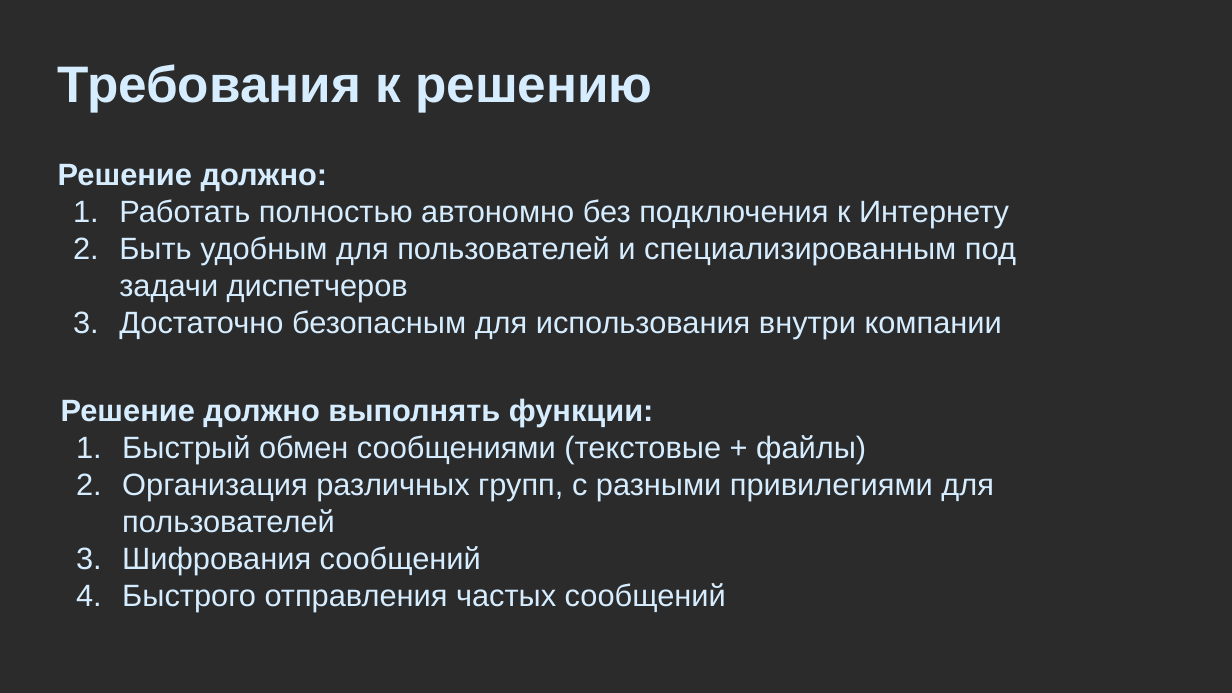
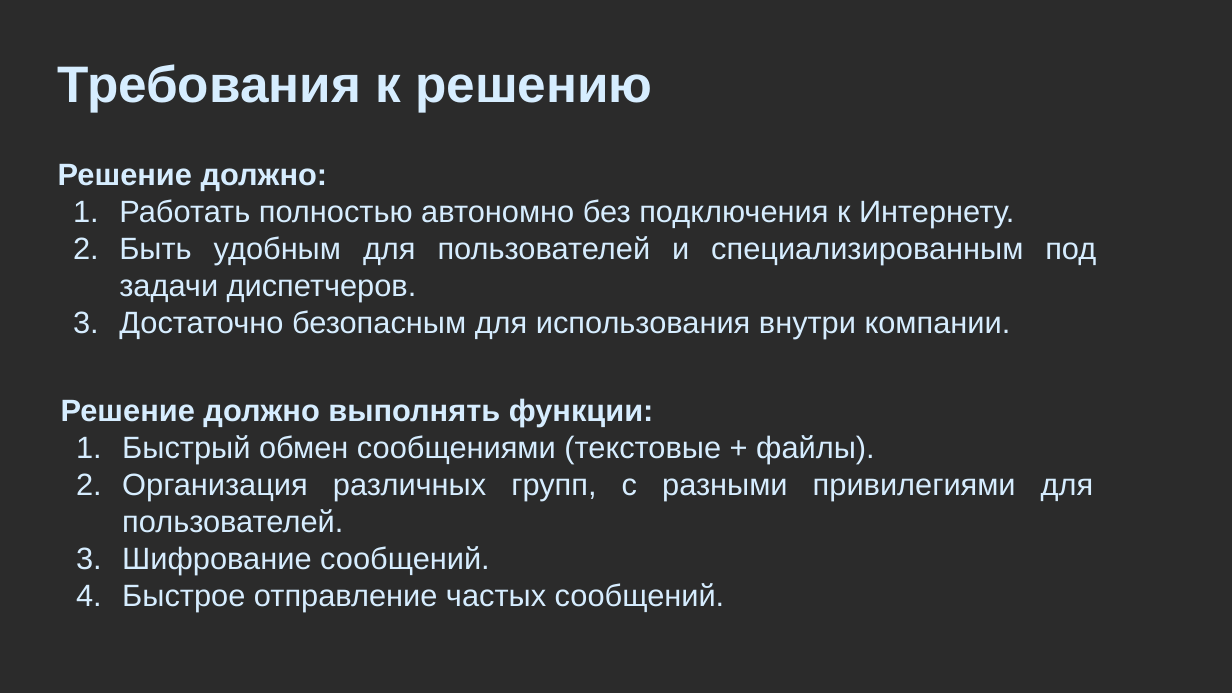
Before and after one commit to finaslo/Cypher-Comm, a slide deck: slide 7 of Презентация_Шифр-Связь.pptx. Drawn at 1232x693 pixels with LibreOffice and Linux fonts; fonts in the diff are those of the drawing; background and template pictures are left out; a plain dark background stands for a picture behind light text. Boxes give left, top, right and bottom in pixels: in the first picture for what was removed or moved away, otherwise in the second. Text is boxed around its words. In the diff, an @@ line names an element or a change of style, - is before the commit and + after.

```diff
--- a/Презентация_Шифр-Связь.pptx
+++ b/Презентация_Шифр-Связь.pptx
@@ text at [119, 199, 1096, 339]: text changed @@
-1. Работать полностью автономно без подключения к Интернету
-2. Быть удобным для пользователей и специализированным под задачи диспетчеров
-3. Достаточно безопасным для использования внутри компании
+1. Работать полностью автономно без подключения к Интернету.
+2. Быть удобным для пользователей и специализированным под задачи диспетчеров.
+3. Достаточно безопасным для использования внутри компании.
@@ text at [122, 435, 1094, 611]: text changed @@
-1. Быстрый обмен сообщениями (текстовые + файлы)
-2. Организация различных групп, с разными привилегиями для пользователей
-3. Шифрования сообщений
-4. Быстрого отправления частых сообщений
+1. Быстрый обмен сообщениями (текстовые + файлы).
+2. Организация различных групп, с разными привилегиями для пользователей.
+3. Шифрование сообщений.
+4. Быстрое отправление частых сообщений.
```
Also in this commit, not shown: 7 other slides changed.
